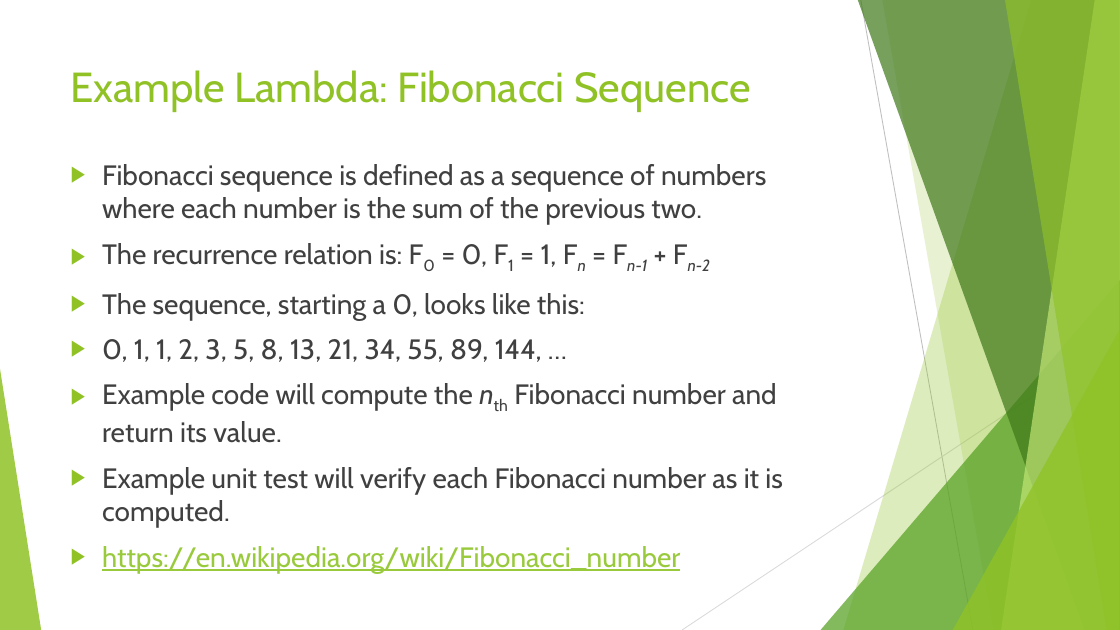
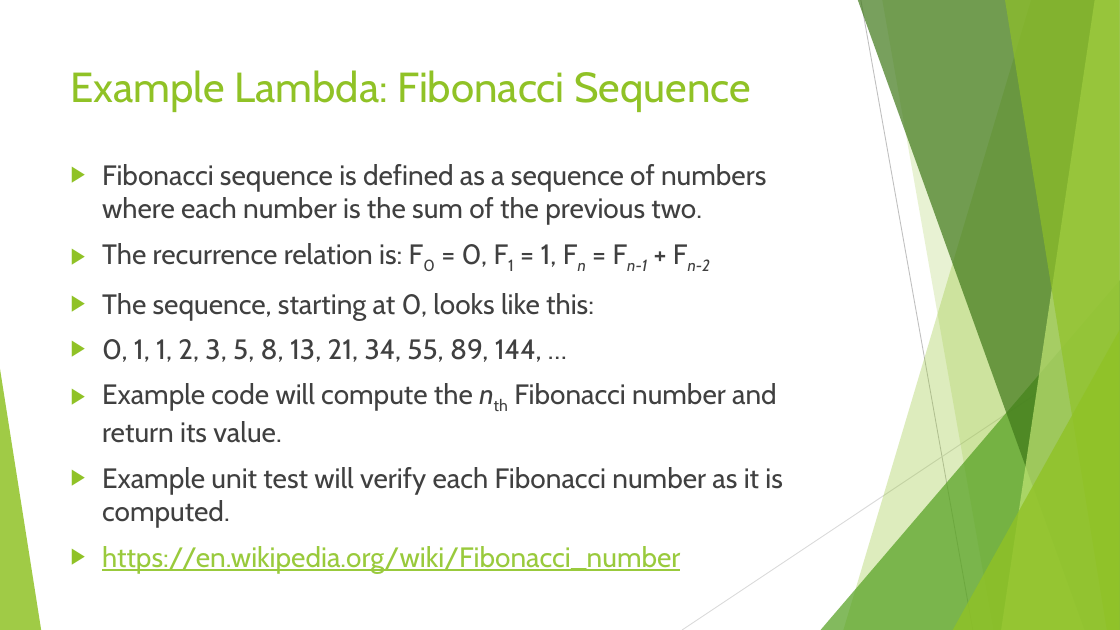
Before and after one commit to RichardRoda/2017-CodePaLOUsa-Lambda, a slide deck: slide 38 of Learning to Love the Lambda in the Stream.pptx. Drawn at 1120x630 pixels with LibreOffice and Linux fonts; fonts in the diff are those of the drawing. Boxes give left, top, right and bottom in pixels: in the first picture for what was removed or moved away, otherwise in the second. Text is boxed around its words. In the diff, an @@ line names an element or a change of style, - is before the commit and + after.

```diff
--- a/Learning to Love the Lambda in the Stream.pptx
+++ b/Learning to Love the Lambda in the Stream.pptx
@@ text at [102,293,594,320]: text changed @@
-▶ The sequence, starting a 0, looks like this:
+▶ The sequence, starting at 0, looks like this:
```
Also in this commit, not shown: 4 other slides changed, 1 other file.
